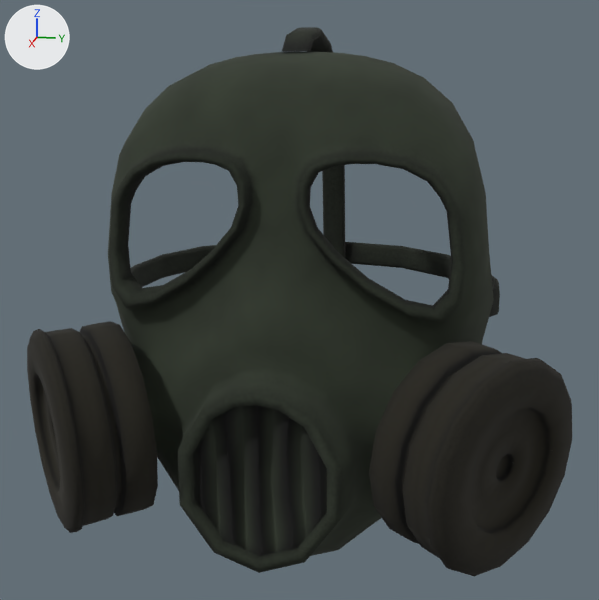
The glTF model Assets/GasMask/Gas_Mask.glb as it was, and as the next commit left it.
One viewpoint serves both versions: a camera (50 mm lens) standing at (3.09, -1.77, 1.95) and looking at (-0.41, -2.47, 1.08). Arrows for +X, +Y and +Z are at upper left; the lights stay in place. The older version comes first.

Objects in the first picture: 'BézierCurve.005'.
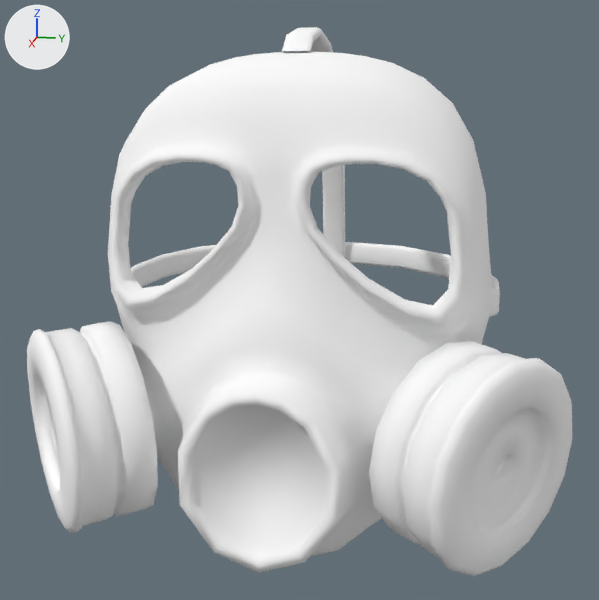
The newer file is also rescaled (x0.219), turned or shifted as a whole; pictures and numbers use the older file's frame.

Changed parts and their boxes [x1, y1, x2, y2] in the pictures (599 x 600 px):
'BézierCurve.005', surface changed (black to white)
    both: [27, 27, 572, 576]

Edits to the bpy script that builds the scene:
```text
Change mat_baked_gasmask:
    remove # nodes: BsdfPrincipled, Math, NormalMap, OutputMaterial, SeparateColor, TexImage x3
    remove # uses the picture img_gasmask_2_color
    remove # uses the picture img_gasmask_2_normal
    nodes: BsdfPrincipled, Math, OutputMaterial, SeparateColor, TexImage
    colours: white #ffffff
```
